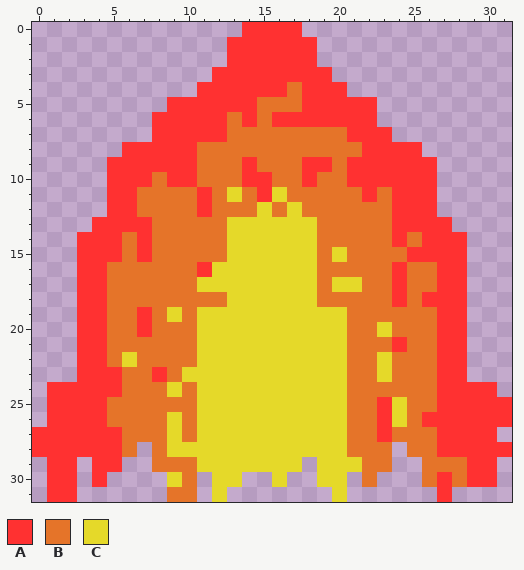
Pixel-art sprite: src/main/resources/Images/Shot.png. The first picture shows the starting point.
The file is 32x32 pixels.
Palette (. is transparent): A #ff3131  B #e57429  C #e5d929
Pixels before, first column x 0:
 0 ..............AAAA..............
 1 .............AAAAAA.............
 2 .............AAAAAA.............
 3 ............AAAAAAAA............
 4 ...........AAAAAABAAA...........
 5 .........AAAAAABBBAAAAA.........
 6 ........AAAAABABAAAAAAA.........
 7 ........AAAAABBBBBBBBAAA........
 8 ......AAAAABBBBBBBBBBBAAAA......
 9 .....AAAAAABBBABBBAABAAAAAA.....
10 .....AAABAABBBAABBABBAAAAAA.....
11 .....AABBBBABCBACBBBBBABAAA.....
12 .....AABBBBABBBCBCBBBBBBAAA.....
13 ....AAAABBBBBCCCCCCBBBBBAAAA....
14 ...AAABABBBBBCCCCCCBBBBBABAAA...
15 ...AAABABBBBBCCCCCCBCBBBBAAAA...
16 ...AABBBBBBACCCCCCCBBBBBABBAA...
17 ...AABBBBBBCCCCCCCCBCCBBABBAA...
18 ...AABBBBBBBBCCCCCCBBBBBABAAA...
19 ...AABBABCBCCCCCCCCCCBBBBBBAA...
20 ...AABBABBBCCCCCCCCCCBBCBBBAA...
21 ...AABBBBBBCCCCCCCCCCBBBABBAA...
22 ...AABCBBBBCCCCCCCCCCBBCBBBAA...
23 ...AAABBABCCCCCCCCCCCBBCBBBAA...
24 .AAAAABBBCBCCCCCCCCCCBBBBBBAAAA.
25 .AAAABBBBBBCCCCCCCCCCBBACBBAAAAA
26 .AAAABBBBCBCCCCCCCCCCBBACBAAAAAA
27 AAAAAABBBCBCCCCCCCCCCBBABBBAAAA.
28 AAAAAAB.BCCCCCCCCCCCCBBB.BBAAAAA
29 .AA.AA..BBBCCCCCCC.CCCBB..BBBAA.
30 .AA.A....CB.CC..C..CC.B...BABAA.
31 .AA......BB.C.......C......A....
New version:
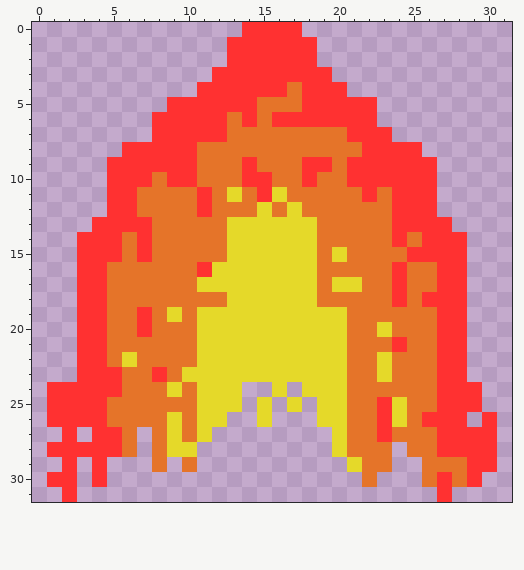
Author's note on the commit: Shots travel now | Shotspeed needs to be fixed
Edits made:
y 24: x 14..15 CC -> ..; x 17 C -> .; x 30 A -> .
y 25: x 14 C -> .; x 16 C -> .; x 18 C -> .; x 30..31 AA -> ..
y 26: x 13..14 CC -> ..; x 16..18 CCC -> ...; x 29 A -> .; x 31 A -> .
y 27: x 0..1 AA -> ..; x 3 A -> .; x 7 B -> .; x 12..19 CCCCCCCC -> ........
y 28: x 0 A -> .; x 11..19 CCCCCCCCC -> .........; x 31 A -> .
y 29: x 1 A -> .; x 5 A -> .; x 9 B -> .; x 11..17 CCCCCCC -> .......; x 19..20 CC -> ..
y 30: x 9..10 CB -> ..; x 12..13 CC -> ..; x 16 C -> .; x 19..20 CC -> ..; x 30 A -> .
y 31: x 1 A -> .; x 9..10 BB -> ..; x 12 C -> .; x 20 C -> .
Changed places in both pictures, as pixel boxes (x1, y1, x2, y2):
erased: (32, 382, 347, 502)
erased: (467, 382, 512, 487)
